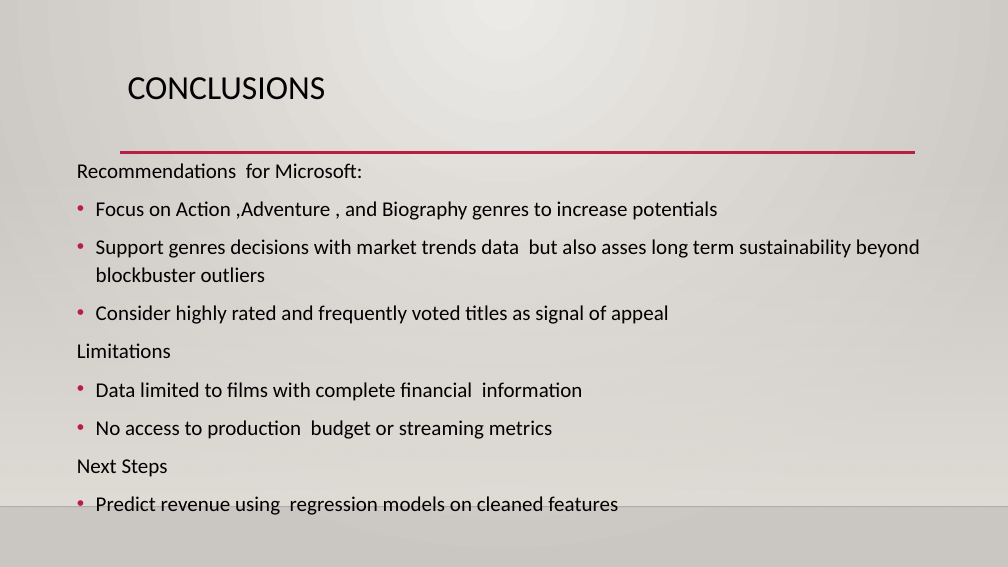
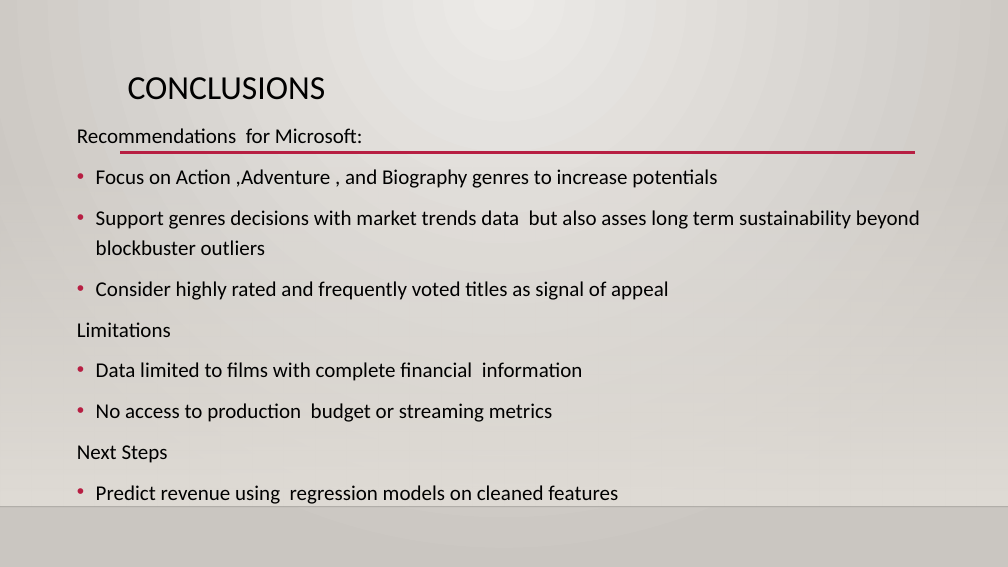
Before and after one commit to Star-obiero/Microsoft-Movie-Analysis, a slide deck: slide 12 of Microsoft Movie Studio Market Analysis.pptx (slide 8 before the commit). Drawn at 1008x567 pixels with LibreOffice and Linux fonts; fonts in the diff are those of the drawing; background and template pictures are left out. Boxes give left, top, right and bottom in pixels: in the first picture for what was removed or moved away, otherwise in the second. Text is boxed around its words. In the diff, an @@ line names an element or a change of style, - is before the commit and + after.

```diff
--- a/Microsoft Movie Studio Market Analysis.pptx
+++ b/Microsoft Movie Studio Market Analysis.pptx
@@ text "Recommendations for Microsoft:": place and size @@
-text "Recommendations for Microsoft:" at <box>77,163,920,515</box>
+text "Recommendations for Microsoft:" at <box>77,128,920,504</box>
@@ text "Recommendations for Microsoft:" at <box>77,128,920,504</box>: line spacing 1.1 to 1.2 @@
```
Also in this commit, not shown: 4 slides added, 6 other files.
